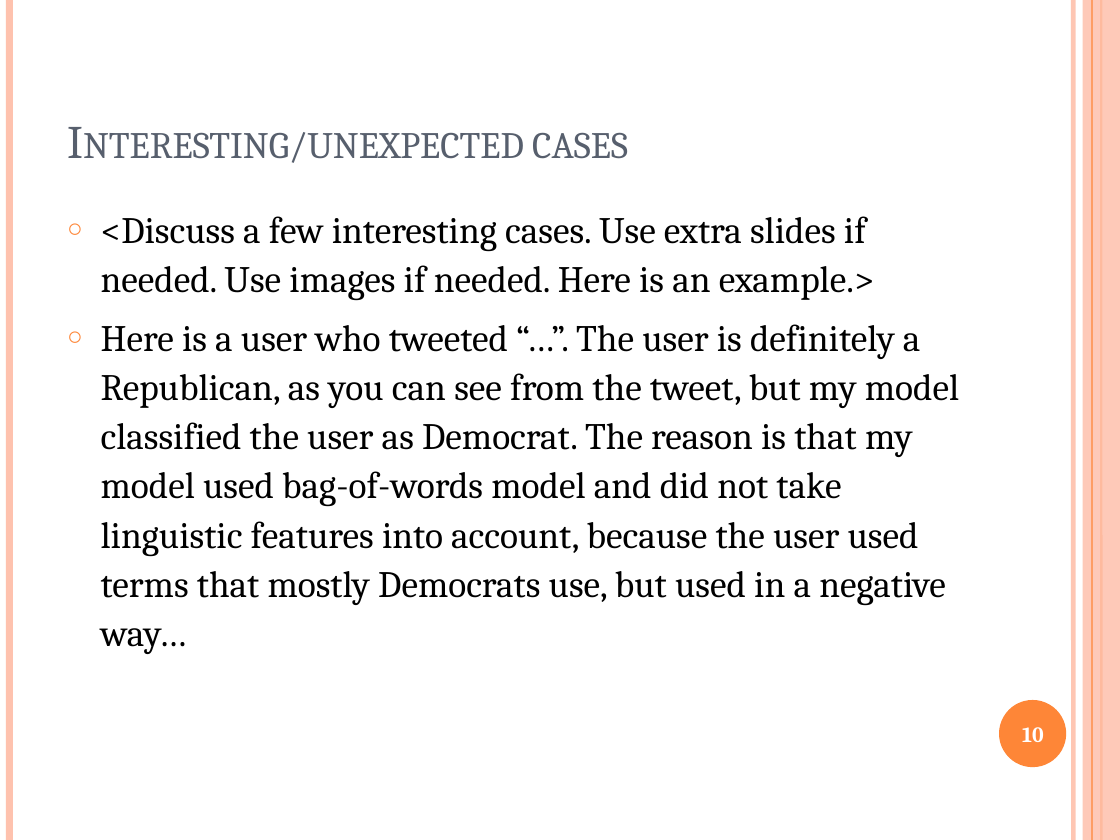
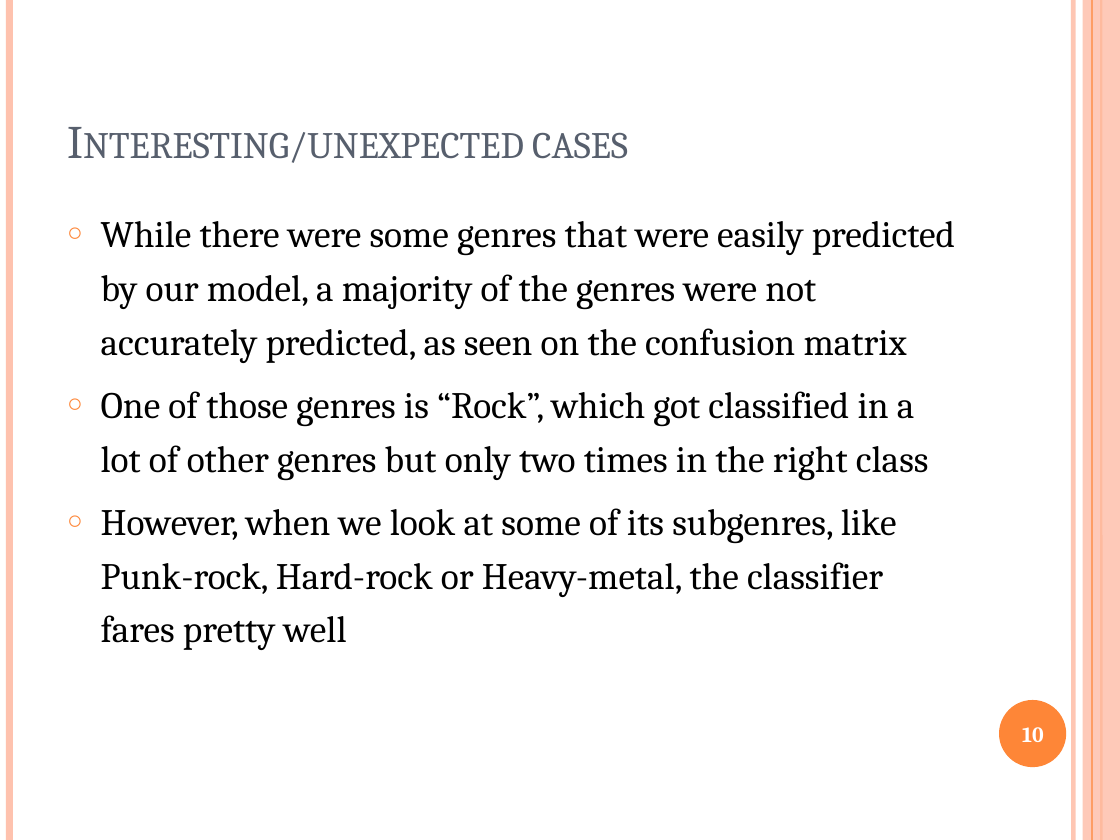
Before and after one commit to AelHenri/Genrify, a slide deck: slide 10 of genrify_presentation.pptx. Drawn at 1120x840 pixels with LibreOffice and Linux fonts; fonts in the diff are those of the drawing. Boxes give left, top, right and bottom in pixels: in the first picture for what was removed or moved away, otherwise in the second. Text is boxed around its words. In the diff, an @@ line names an element or a change of style, - is before the commit and + after.

```diff
--- a/genrify_presentation.pptx
+++ b/genrify_presentation.pptx
@@ text at box(101, 221, 955, 650): text changed @@
-○ <Discuss a few interesting cases. Use extra slides if needed. Use images if needed. Here is an example.>
-○ Here is a user who tweeted “…”. The user is definitely a Republican, as you can see from the tweet, but my model classified the user as Democrat. The reason is that my model used bag-of-words model and did not take linguistic features into account, because the user used terms that mostly Democrats use, but used in a negative way…
+○ While there were some genres that were easily predicted by our model, a majority of the genres were not accurately predicted, as seen on the confusion matrix
+○ One of those genres is “Rock”, which got classified in a lot of other genres but only two times in the right class
+○ However, when we look at some of its subgenres, like Punk-rock, Hard-rock or Heavy-metal, the classifier fares pretty well
```
Also in this commit, not shown: 2 slides added.
